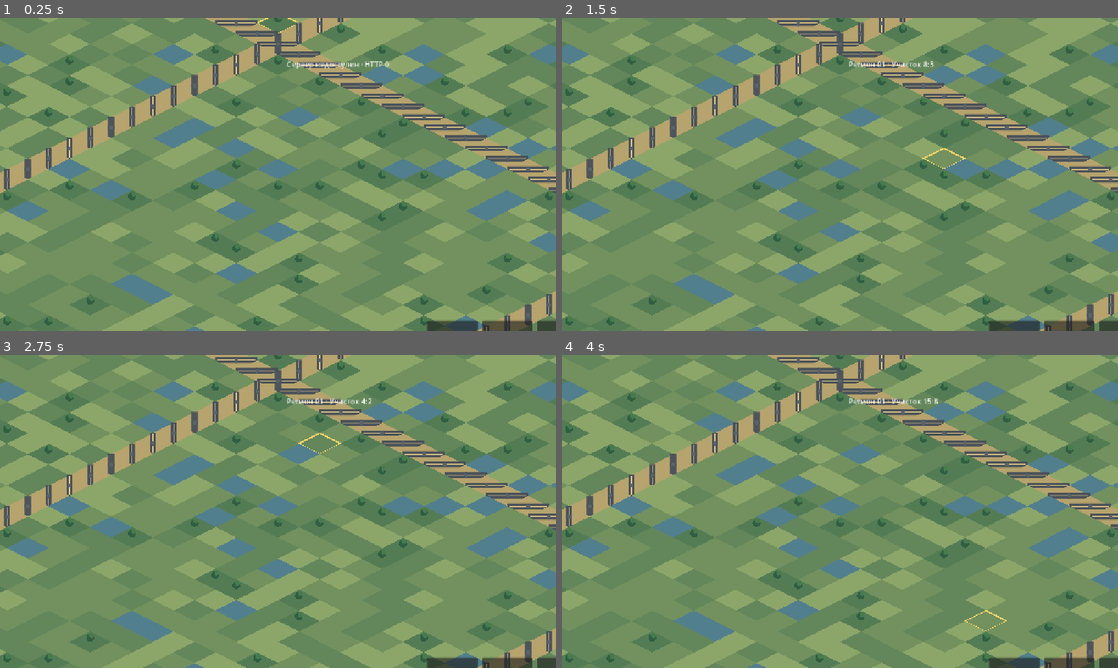
Above: before the commit, frames 1-4 (two rows, left to right).
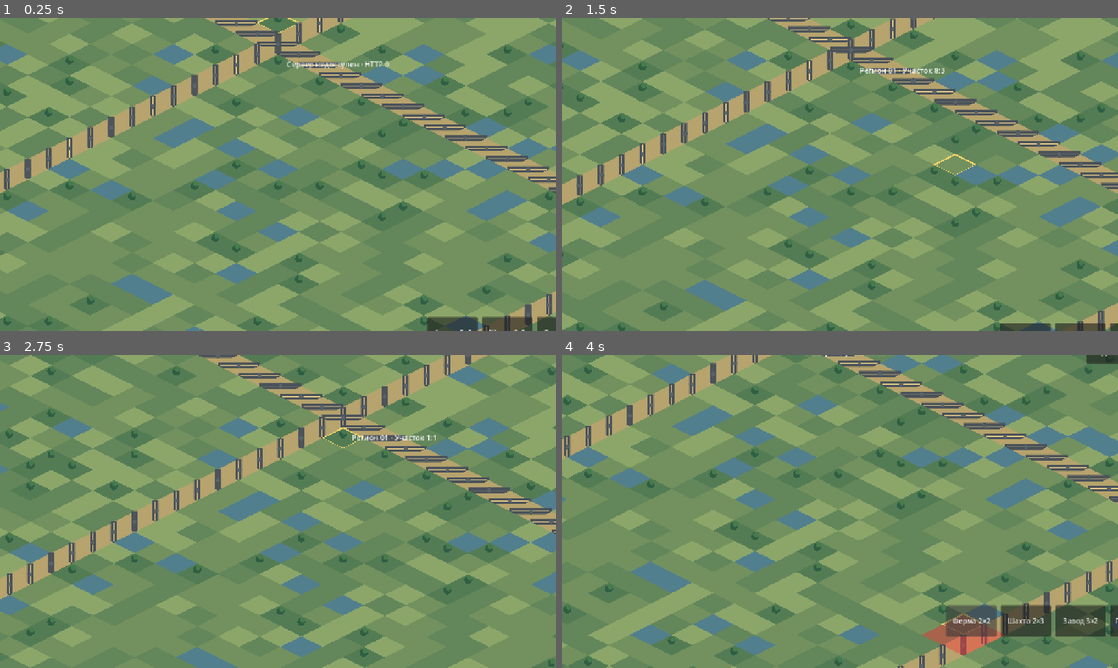
Above: after the commit, the same moments.

Repository: maillunex-lang/LunexEconom
Game: Godot game, scene res://world.tscn
The game is run twice, just before and just after one commit, with the same random seed, the same clock (stepped at 60 frames per second) and the same inputs.
Inputs (mouse positions are in pixels of both pictures, inside the frame that each line leads up to):
- Up to frame 1 (0.25 s): no input
- Up to frame 2 (1.5 s): tap Enter at 0.5 s; move the mouse to (962, 158) at 0.52 s; click (962, 158) at 0.67 s; tap Space at 1.25 s; drag from (728, 190) to (812, 237) at 1.27 s
- Up to frame 3 (2.75 s): move the mouse to (333, 442) at 2.02 s; click (333, 442) at 2.17 s
- Up to frame 4 (4 s): tap Enter at 2.75 s; drag from (812, 574) to (673, 464) at 2.77 s; click (973, 621) at 3.5 s, where only the run after the commit has a clickable "Ферма 2×2"

The runs differ from the first frame. In frame 1, 0.3% of the frame differs, in the area x 76-100%, y 95-100%; in frame 2, 37%; in frame 3, 61%; in frame 4, 63%, in the area x 0-100%, y 0-100%.
Error before the commit: Invalid call. Nonexistent function 'is_world_ui_point' in base 'Control (world_screen.gd)'. (res://world.gd:165)

Commit message:
fix(0.2.7): anchor construction toolbar at safe-area bottom

Diff:
--- a/client/world_screen.gd
+++ b/client/world_screen.gd
@@ -45,6 +45,9 @@
     hud.add_theme_constant_override("margin_top", top)
     hud.add_theme_constant_override("margin_right", right)
     hud.add_theme_constant_override("margin_bottom", bottom)
+    if build_toolbar != null:
+        build_toolbar.offset_bottom = -float(bottom)
+        build_toolbar.offset_top = -float(bottom) - 72.0
 
 func _expand() -> void:
     world.expand_city(2)
@@ -87,16 +90,17 @@
 func _setup_build_toolbar() -> void:
     build_toolbar = HBoxContainer.new()
     build_toolbar.name = "ConstructionToolbar"
-    build_toolbar.set_anchors_preset(Control.PRESET_CENTER_BOTTOM)
-    build_toolbar.anchor_left = 0.0
-    build_toolbar.anchor_right = 1.0
-    build_toolbar.anchor_top = 1.0
-    build_toolbar.anchor_bottom = 1.0
-    build_toolbar.offset_top = -84.0
-    build_toolbar.offset_bottom = -12.0
     build_toolbar.alignment = BoxContainer.ALIGNMENT_CENTER
+    build_toolbar.mouse_filter = Control.MOUSE_FILTER_PASS
     build_toolbar.add_theme_constant_override("separation", 10)
     add_child(build_toolbar)
+    # Set anchors AFTER adding to parent. Preset CENTER_BOTTOM caused
+    # mid-screen placement on landscape Android viewports.
+    build_toolbar.set_anchors_preset(Control.PRESET_BOTTOM_WIDE)
+    build_toolbar.offset_left = 0.0
+    build_toolbar.offset_right = 0.0
+    build_toolbar.offset_top = -92.0
+    build_toolbar.offset_bottom = -20.0
     for entry in [["farm", "Ферма 2×2"], ["mine", "Шахта 2×3"], ["factory", "Завод 3×2"]]:
         var button := Button.new()
         button.text = str(entry[1])
@@ -140,3 +144,11 @@
         info.text = "Здание размещено (локальный прототип)"
     else:
         show_build_preview(result)
+
+func is_world_ui_point(point: Vector2) -> bool:
+    var top: Control = $HUD/Top
+    if top.get_global_rect().has_point(point):
+        return true
+    if build_toolbar != null and build_toolbar.get_global_rect().has_point(point):
+        return true
+    return false
